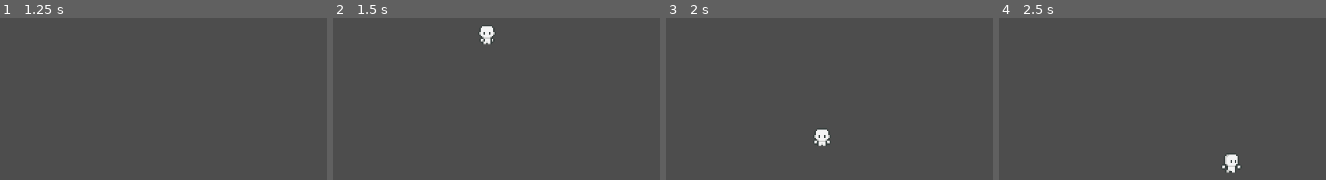
Above: before the commit, frames 1-4 (left to right).
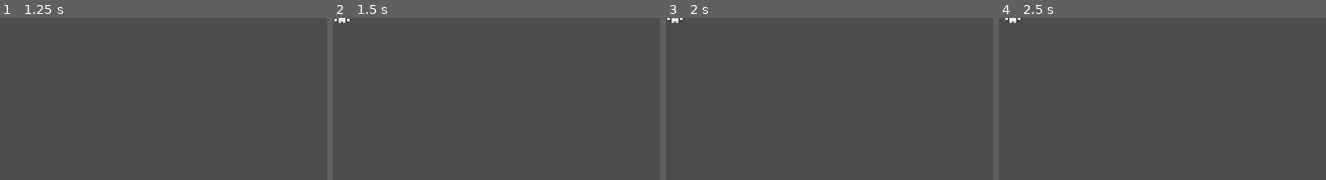
Above: after the commit, the same moments.

Repository: daduijker/bigmode_gamejam_2026
Game: Godot game, scene res://scenes/player.tscn
The game is run twice, just before and just after one commit, with the same random seed, the same clock (stepped at 60 frames per second) and the same inputs.
Inputs:
- Up to frame 1 (1.25 s): tap Enter at 0.5 s; hold D (move_right) from 0.53 s (still down); tap Space (press_fret) at 0.6 s
- Up to frame 2 (1.5 s): tap Space (press_fret) at 1.25, 1.35 s; release D (move_right) at 1.28 s; hold S (move_down) from 1.28 s (still down)
- Up to frame 3 (2 s): keep holding S (move_down)
- Up to frame 4 (2.5 s): release S (move_down) at 2.03 s; hold D (move_right) from 2.03 s (still down); tap Space (press_fret) at 2.1 s

Frame 1 is identical in both runs. In frame 2, 0.6% of the frame differs, in the area x 0-50%, y 0-17%; in frame 3, 0.6%; in frame 4, 0.6%, in the area x 1-75%, y 0-96%.

Commit message:
Added Fret state to player

Diff:
--- a/big-mode/scenes/player.tscn
+++ b/big-mode/scenes/player.tscn
@@ -282,20 +282,25 @@
 script = ExtResource("5_d2wvv")
 starting_state = NodePath("Idle")
 
-[node name="Idle" type="Node" parent="StateMachine" unique_id=1546110334 node_paths=PackedStringArray("move_state", "hurt_state")]
+[node name="Idle" type="Node" parent="StateMachine" unique_id=1546110334 node_paths=PackedStringArray("move_state", "hurt_state", "fret_state")]
 script = ExtResource("6_3v2ag")
 move_state = NodePath("../Move")
 hurt_state = NodePath("../Hurt")
+fret_state = NodePath("../Fret")
 animation_name = "Idle"
 
-[node name="Move" type="Node" parent="StateMachine" unique_id=512689976 node_paths=PackedStringArray("idle_state")]
+[node name="Move" type="Node" parent="StateMachine" unique_id=512689976 node_paths=PackedStringArray("idle_state", "fret_state")]
 script = ExtResource("7_jej6c")
 idle_state = NodePath("../Idle")
+fret_state = NodePath("../Fret")
 animation_name = "MoveRight"
 
-[node name="Hurt" type="Node" parent="StateMachine" unique_id=2138639142]
+[node name="Hurt" type="Node" parent="StateMachine" unique_id=2138639142 node_paths=PackedStringArray("idle_state")]
 script = ExtResource("8_ur7pv")
+idle_state = NodePath("../Idle")
 animation_name = "Hurt"
 
-[node name="Fret" type="Node" parent="StateMachine" unique_id=1340349082]
+[node name="Fret" type="Node" parent="StateMachine" unique_id=1340349082 node_paths=PackedStringArray("idle_state", "move_state")]
 script = ExtResource("9_y4r1p")
+idle_state = NodePath("../Idle")
+move_state = NodePath("../Move")
--- a/big-mode/scripts/statemachine/fret.gd
+++ b/big-mode/scripts/statemachine/fret.gd
@@ -1 +1,16 @@
 extends State
+
+@export var idle_state: State
+@export var move_state: State
+
+func enter() -> void:
+	parent.velocity = Vector2(0,0)
+	super()
+
+func process_input(event: InputEvent) -> State:
+	if Input.is_action_just_released('press_fret'):
+		return idle_state
+	if Input.is_action_pressed('move_left') or Input.is_action_pressed('move_right') \
+	or Input.is_action_pressed('move_up') or Input.is_action_pressed('move_down'):
+		return move_state
+	return null
--- a/big-mode/scripts/statemachine/hurt.gd
+++ b/big-mode/scripts/statemachine/hurt.gd
@@ -1 +1,24 @@
 extends State
+
+@export var idle_state : State
+@export var max_hurt_time : float = 0.3
+
+var hurt_time : float
+
+func enter() -> void:
+	hurt_time = max_hurt_time
+	parent.velocity = Vector2(0,0)
+	print_debug('hurt')
+	super()
+
+func process_input(event: InputEvent) -> State:
+	return null
+
+func process_physics(delta: float) -> State:
+	parent.move_and_slide()
+
+	hurt_time -= delta
+	if hurt_time <= 0:
+		return idle_state
+
+	return null
--- a/big-mode/scripts/statemachine/idle.gd
+++ b/big-mode/scripts/statemachine/idle.gd
@@ -2,17 +2,18 @@
 
 @export var move_state : State
 @export var hurt_state : State
+@export var fret_state: State
 
 func enter() -> void:
 	parent.velocity = Vector2(0,0)
 	super()
 
-
 func process_input(event: InputEvent) -> State:
 	if Input.is_action_pressed('move_left') or Input.is_action_pressed('move_right') \
 	or Input.is_action_pressed('move_up') or Input.is_action_pressed('move_down'):
 		return move_state
-
+	if Input.is_action_just_pressed('press_fret'):
+		return fret_state
 	return null
 
 func process_physics(delta: float) -> State:
--- a/big-mode/scripts/statemachine/move.gd
+++ b/big-mode/scripts/statemachine/move.gd
@@ -1,6 +1,7 @@
 extends State
 
 @export var idle_state : State
+@export var fret_state: State
 @export var move_speed : float = 300
 @export var acceleration : float = 10
 
@@ -11,6 +12,8 @@
 	super()
 
 func process_input(event: InputEvent) -> State:
+	if Input.is_action_just_pressed('press_fret'):
+		return fret_state
 	return null
 
 func process_physics(delta: float) -> State:
